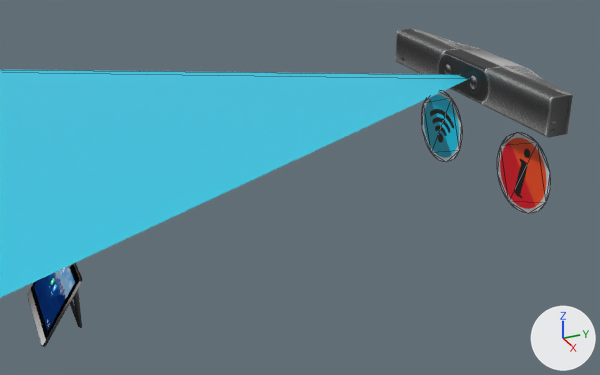
What one commit did to the glTF model assets/props/small_room/SmallProps_Yealink_A20.glb.
Camera for both pictures: a 50 mm lens placed at (-1.779, 8.859, 1.923), pointed at (-3.633, 9.693, 0.996). Every picture has the same lights, and +X, +Y and +Z are marked at lower right. Mesh edges are drawn as thin lines on the coarser meshes. Where no turn or scale is listed for an object, it has been applied to the vertices.

The scene before the commit, as lines of its bpy script (objects in view):
```python
me_info_yealink_a20 = bpy.data.meshes.new('Info_Yealink_A20')
me_info_yealink_a20.from_pydata(...)  # 32 vertices, 30 faces; spans x -0.115..0.115, y 0.0, z -0.115..0.115
me_info_yealink_a20.materials.append(mat_info_004)  # picture img_image_0_001
me_r_info_yealink_a20 = bpy.data.meshes.new('R-info_Yealink_A20')
me_r_info_yealink_a20.from_pydata(...)  # 32 vertices, 30 faces; spans x -0.116..0.116, y 0.0, z -0.116..0.116
me_r_info_yealink_a20.materials.append(mat_rangeinfo_004)  # picture img_image_1_001
me_smallprops_yealink_a20 = bpy.data.meshes.new('SmallProps_Yealink_A20')
me_smallprops_yealink_a20.from_pydata(...)  # 893 vertices, 1778 faces; spans x -0.363..0.381, y -0.05..0.09, z -0.047..0.057
me_smallprops_yealink_a20.materials.append(mat_yealink30_mat)  # picture img_image_1
ob_info_yealink_a20 = bpy.data.objects.new('Info_Yealink_A20', me_info_yealink_a20)
ob_info_yealink_a20.location = (-3.458, 10.291, 1.0)
ob_r_info_yealink_a20 = bpy.data.objects.new('R-Info_Yealink_A20', me_r_info_yealink_a20)
ob_r_info_yealink_a20.location = (-3.868, 10.291, 1.0)
ob_smallprops_yealink_a20 = bpy.data.objects.new('SmallProps_Yealink_A20', me_smallprops_yealink_a20)
ob_smallprops_yealink_a20.location = (-3.668, 10.259, 1.225)
# also in view: 'Range_Yealink_A20' at (-3.66, 8.097, 1.231); 'SmallProps_CTP18' at (-3.651, 9.03, 0.838)
```
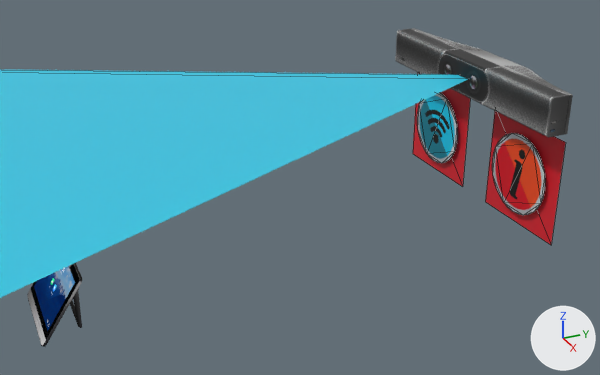
Edits to the bpy script that builds the scene:
```text
Add mat_highlights:
    mat_highlights = principled_material('highlights')
    mat_highlights.base_color = (0.8, 0.0141, 0.0283)  # red #e7202f
Add me_highlights_yealink_a20:
    me_highlights_yealink_a20.from_pydata([(0.06, 0.0, 0.149), (0.357, 0.0, 0.149), (0.06, 0.0, -0.149), (0.357, 0.0, -0.149), (-0.357, 0.0, 0.149), (-0.06, 0.0, 0.149), (-0.357, 0.0, -0.149), (-0.06, 0.0, -0.149)], [], [(0, 1, 3), (0, 3, 2), (4, 5, 7), (4, 7, 6)])
    me_highlights_yealink_a20.materials.append(mat_highlights)  # red #e7202f
Change ob_info_yealink_a20:
    ob_info_yealink_a20.location: (-3.458, 10.291, 1.0) -> (-3.458, 10.275, 1.0)
Change ob_r_info_yealink_a20:
    ob_r_info_yealink_a20.location: (-3.868, 10.291, 1.0) -> (-3.868, 10.275, 1.0)
Add ob_highlights_yealink_a20:
    ob_highlights_yealink_a20 = bpy.data.objects.new('Highlights_Yealink_A20', me_highlights_yealink_a20)
    ob_highlights_yealink_a20.location = (-3.662, 10.287, 0.999)
```

Where the change shows, as pixel boxes (x1, y1, x2, y2) in the pictures (600 x 375 px):
'Highlights_Yealink_A20', added (red): after (413, 73, 566, 245)
'Info_Yealink_A20', moved: before (497, 132, 550, 214); after (492, 133, 545, 215)
'R-Info_Yealink_A20', moved: before (422, 91, 462, 162); after (417, 93, 457, 163)
